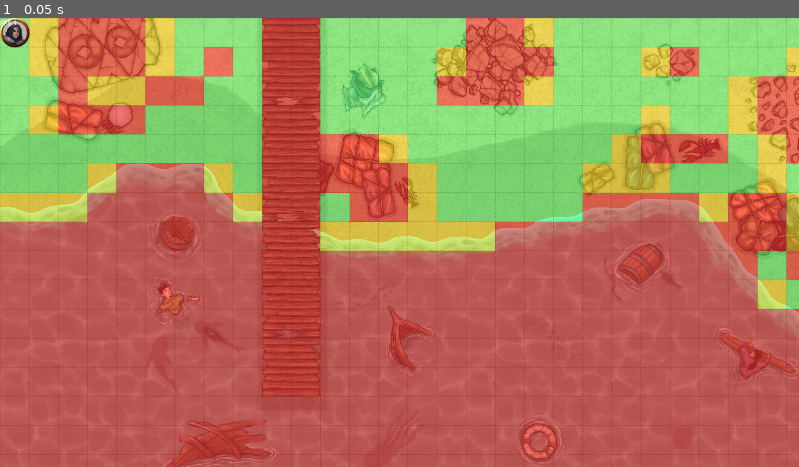
Above: before the commit, frame 1.
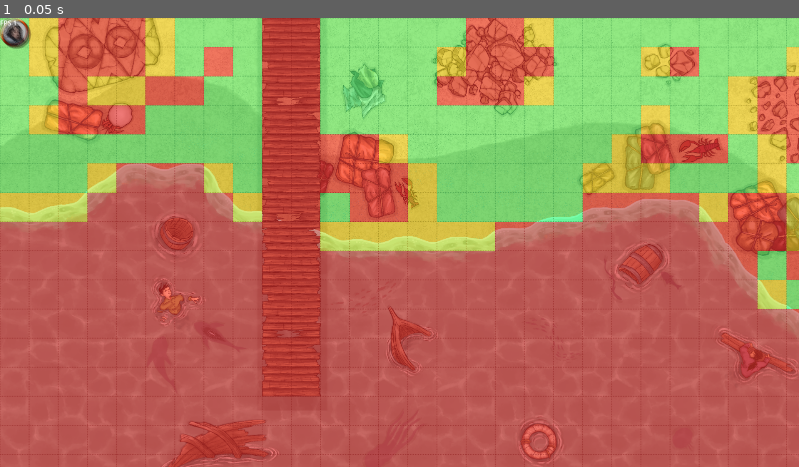
Above: after the commit, the same moment.

Repository: fedirky/godot_test_rpg
Game: Godot game, scene res://locations/beach.tscn
Same seed, same stepped clock (60 frames per second), same inputs: the game is played once before the commit and once after it.
Inputs:
- Up to frame 1 (0.05 s): no input

The runs differ from the first frame. In frame 1, 0.1% of the frame differs, in the area x 0-4%, y 0-7%.

Commit message:
Fixed shaders on character sprite and added sample motion blur shader
Fixed shaders not working on character sprite due to a turned on parameter "use_parent_material".
Added (returned) sample motion blur shader to character sprite.

Diff:
--- a/assets/shaders/character.gdshader
+++ b/assets/shaders/character.gdshader
@@ -1,36 +1,35 @@
 shader_type canvas_item;
+uniform vec2 dir = vec2(0,0);
+uniform int quality = 4;
 
-uniform vec4 line_color = vec4(1);
-uniform float line_thickness = 1.0;
-uniform float frequency = 10.0;
-uniform float phase_speed = 1.0;
+void vertex(){
+	vec2 blurSize = abs(dir) * 2.0;
+	VERTEX *= blurSize + 1.0;
+	UV = (UV - 0.5) * (blurSize + 1.0) + 0.5;
+}
 
-void fragment() {
-	vec2 size = TEXTURE_PIXEL_SIZE * line_thickness;
+float insideUnitSquare(vec2 v) {
+    vec2 s = step(vec2(0.0), v) - step(vec2(1.0), v);
+    return s.x * s.y;
+}
 
-	float outline = texture(TEXTURE, UV + vec2(-size.x, 0)).a;
-	outline += texture(TEXTURE, UV + vec2(0, size.y)).a;
-	outline += texture(TEXTURE, UV + vec2(size.x, 0)).a;
-	outline += texture(TEXTURE, UV + vec2(0, -size.y)).a;
-	outline += texture(TEXTURE, UV + vec2(-size.x, size.y)).a;
-	outline += texture(TEXTURE, UV + vec2(-size.x, size.y * 0.5)).a;
-	outline += texture(TEXTURE, UV + vec2(size.x, size.y)).a;
-	outline += texture(TEXTURE, UV + vec2(size.x, size.y * 0.5)).a;
-	outline += texture(TEXTURE, UV + vec2(-size.x, -size.y)).a;
-	outline += texture(TEXTURE, UV + vec2(-size.x, -size.y * 0.5)).a;
-	outline += texture(TEXTURE, UV + vec2(size.x, -size.y)).a;
-	outline += texture(TEXTURE, UV + vec2(size.x, -size.y * 0.5)).a;
-	outline = round(min(outline, 1.0));
-	float mul = round(texture(TEXTURE, UV).a);
-	if (mul > 0.5) {
-		COLOR = texture(TEXTURE, UV);
-	}else if (outline > 0.5) {
-		vec2 pos = UV - vec2(0.5);
-		float angle = atan(pos.y, pos.x);
-		if (angle < 0.0) {
-		angle += 2.0 * PI;
-		}
-		float ring = step(0.0, sin(frequency * angle + TIME * phase_speed));
-		COLOR = vec4(line_color.rgb, ring * line_color.a);
+void fragment(){
+	float inSquare = insideUnitSquare(UV);
+	float numSamples = inSquare;
+	COLOR = texture(TEXTURE, UV) * inSquare;
+	vec2 stepSize = dir/(float(quality));
+	vec2 uv;
+	for(int i = 1; i <= quality; i++){
+		uv = UV + stepSize * float(i);
+		inSquare = insideUnitSquare(uv);
+		numSamples += inSquare;
+		COLOR += texture(TEXTURE, uv) * inSquare;
+
+		uv = UV - stepSize * float(i);
+		inSquare = insideUnitSquare(uv);
+		numSamples += inSquare;
+		COLOR += texture(TEXTURE, uv) * inSquare;
 	}
+	COLOR.rgb /= numSamples;
+	COLOR.a /= float(quality)*2.0 + 1.0;
 }
--- a/locations/beach.tscn
+++ b/locations/beach.tscn
@@ -34,10 +34,8 @@
 
 [sub_resource type="ShaderMaterial" id="ShaderMaterial_pt02u"]
 shader = ExtResource("6_mdet1")
-shader_parameter/line_color = Vector4(1, 1, 1, 1)
-shader_parameter/line_thickness = 10.0
-shader_parameter/frequency = 10.0
-shader_parameter/phase_speed = 1.0
+shader_parameter/dir = Vector2(0.05, 0.05)
+shader_parameter/quality = 1
 
 [sub_resource type="GDScript" id="GDScript_7t3k2"]
 script/source = "extends Label
@@ -69,7 +67,6 @@
 
 [node name="Sprite2D" type="Sprite2D" parent="CharacterBody2D"]
 material = SubResource("ShaderMaterial_pt02u")
-use_parent_material = true
 position = Vector2(1, 1)
 scale = Vector2(0.278, 0.278)
 texture = ExtResource("4_fs82e")
